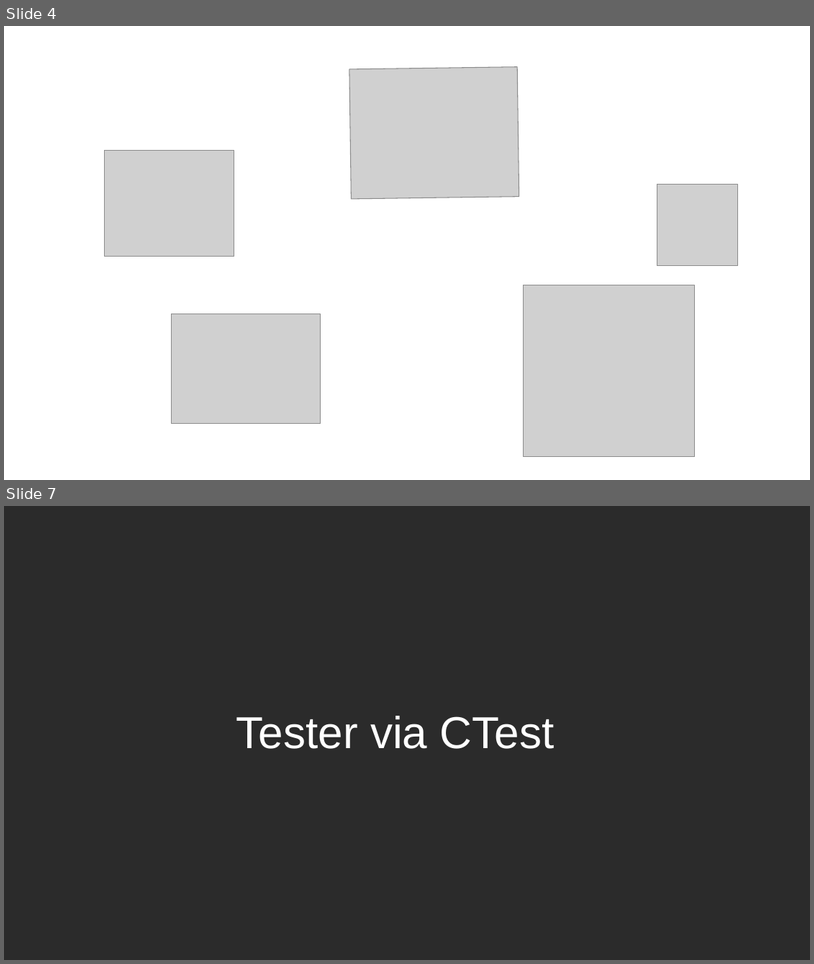
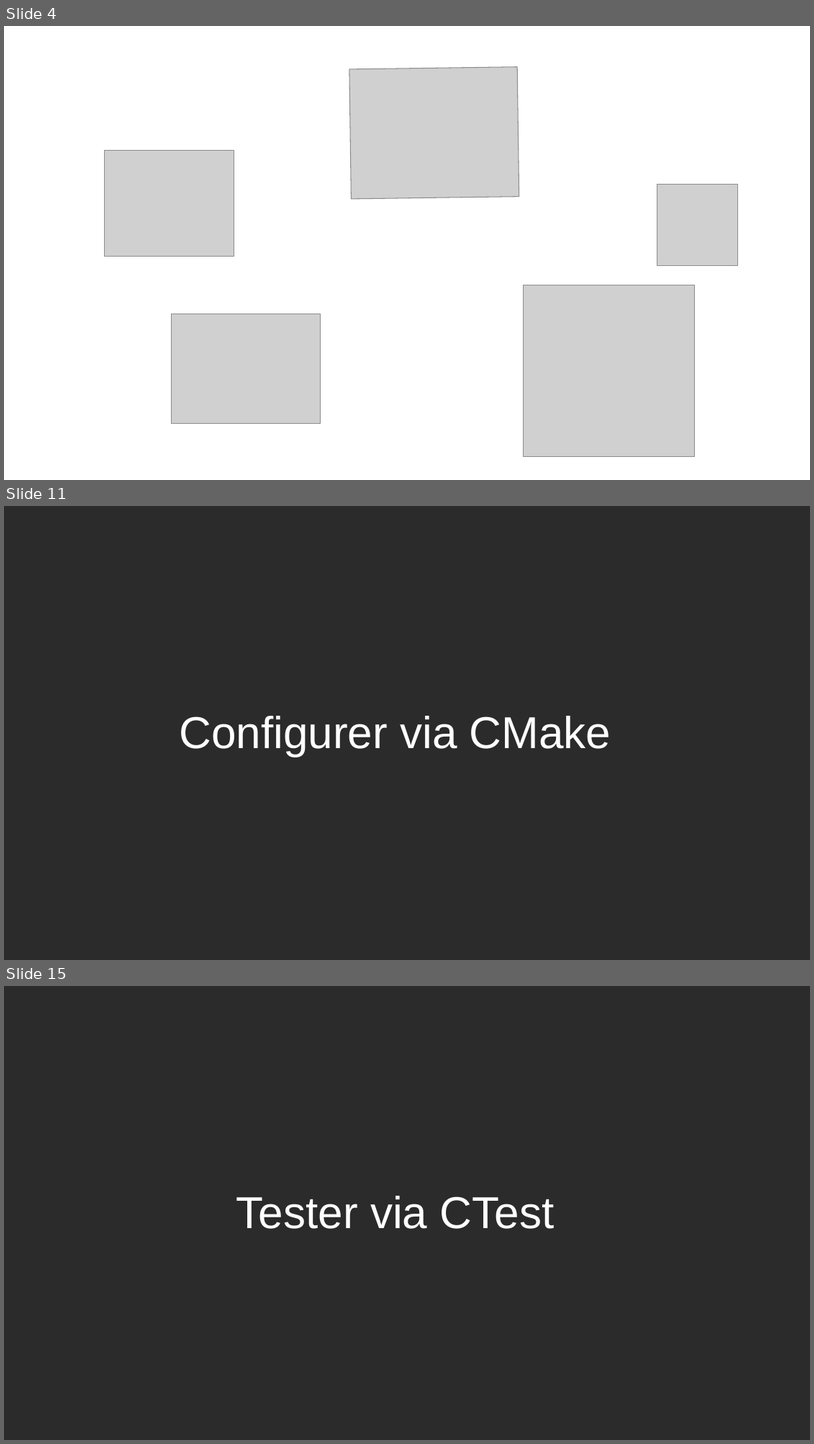
Before and after one commit to joeBlinx/Presentation_CMake, a slide deck: Presentation_CMake.odp. Shown one above the other, each under a label of ours: slides 4 and 7 before the commit, slides 4, 11 and 15 after it; the slides between them are not shown. The pictures are 814x964 and 814x1444 pixels, drawn with LibreOffice and Linux fonts; fonts in the diff are those of the drawing; grey boxes stand for pictures; background and template pictures are left out; a plain dark background stands for a picture behind light text. Boxes give left, top, right and bottom in pixels: in the first picture for what was removed or moved away, otherwise in the second. Text is boxed around its words. In the diff, an @@ line names an element or a change of style, - is before the commit and + after.

```diff
--- a/Presentation_CMake.odp
+++ b/Presentation_CMake.odp
@@ slide 11 added at <box>4,506,810,960</box>, background picture (left out) @@
@@ title added at <box>179,716,612,757</box>, 44 pt, text #FFFFFF @@
+Configurer via CMake
@@ what was slide 7 is now slide 15 @@
```
Also in this commit, not shown: 3 slides changed, 7 other slides added, 2 other files.
